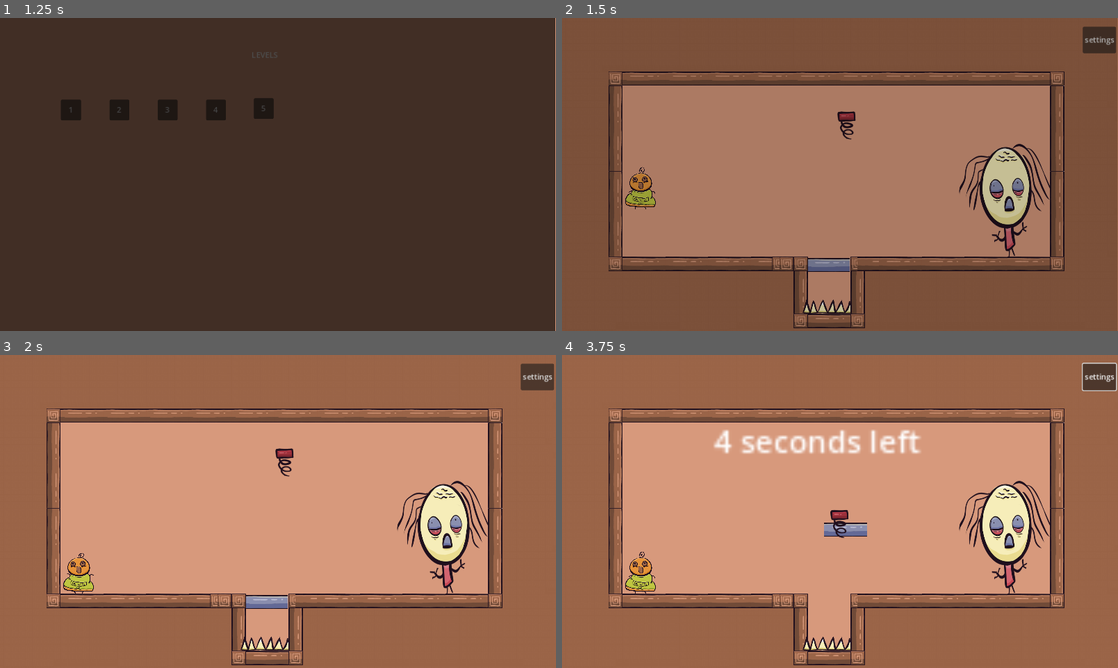
Above: before the commit, frames 1-4 (two rows, left to right).
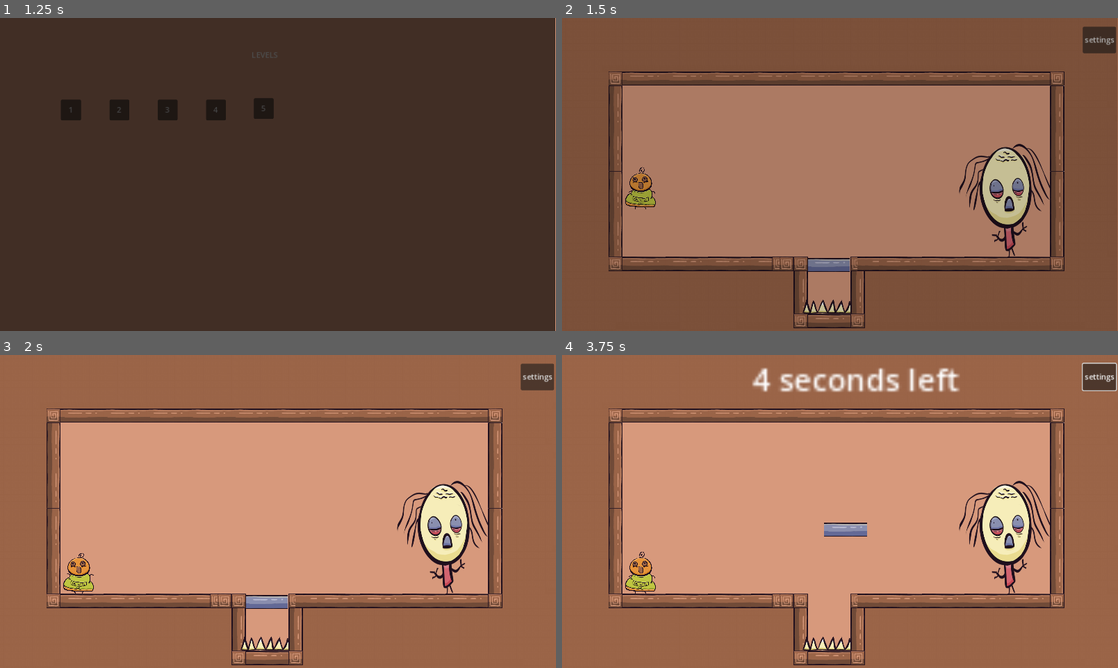
Above: after the commit, the same moments.

Repository: Yotambu100/The-hood-Five
Game: Godot game, scene res://main.tscn
The game is run twice, just before and just after one commit, with the same random seed, the same clock (stepped at 60 frames per second) and the same inputs.
Inputs (mouse positions are in pixels of both pictures, inside the frame that each line leads up to):
- Up to frame 1 (1.25 s): click (278, 271) at 0.5 s
- Up to frame 2 (1.5 s): click "1" at 1.25 s
- Up to frame 3 (2 s): no input
- Up to frame 4 (3.75 s): drag from (828, 602) to (845, 461) at 2.02 s; click "settings" at 2.75 s; drag from (845, 461) to (834, 652) at 3.52 s

Frame 1 is identical in both runs. In frame 2, 0.2% of the frame differs, in the area x 49-53%, y 29-39%; in frame 3, 0.2%; in frame 4, 3.2%, in the area x 27-72%, y 4-59%.
Error before the commit: Attempt to call function 'set_scale' in base 'null instance' on a null instance. (res://level_real_1.gd:57)

Commit message:
Fixed bugs, last coomit before hard carry

Diff:
--- a/Globals/Utils.gd
+++ b/Globals/Utils.gd
@@ -3,3 +3,10 @@
 func death():
 	Game.level_is_running = false
 	print("you dead man")
+	show_Dead_Message()
+
+func show_Dead_Message():
+
+	get_tree().get_root().get_node("levelReal1").get_node("CanvasLayer/SpriteDeadMessage2D").show()
+	get_tree().get_root().get_node("levelReal1").get_node("CanvasLayer/SpriteDeadMessage2D").set_scale(Vector2(0.5,0.5))
+	#get_node("CanvasLayer/SpriteDeadMessage2D").s
--- a/level_real_1.gd
+++ b/level_real_1.gd
@@ -22,10 +22,7 @@
 	pass # Replace with function body.
 
 
-func show_Dead_Message():
-	get_node("CanvasLayer/SpriteDeadMessage2D").show()
-	get_node("CanvasLayer/SpriteDeadMessage2D").set_scale(Vector2(0.1,0.1))
-	get_node("CanvasLayer/SpriteDeadMessage2D").set_rotation(rotationDeadMessage)
+
 
 
 
@@ -44,18 +41,10 @@
 			Game.level_is_running = true
 			clock.set_text("your time is up !")
 			Game.level_is_running = true
-			show_Dead_Message()
 					#get_node("CharacterBody2D/CollisionShape2D").emit_signal("renamed")
 
 		timer -=1
-	if showDeadMessageSteps<7:
-		if showDeadMessageSteps>-1:
-			showDeadMessageSteps+=1
-			scaleDeadMessage+=0.1
-			rotationDeadMessage-=0.2
-			print(scaleDeadMessage)
-			get_node("CanvasLayer/SpriteDeadMessage2D").set_scale(Vector2(scaleDeadMessage,scaleDeadMessage))
-			get_node("CanvasLayer/SpriteDeadMessage2D").set_rotation(0)
+
 
 
 
--- a/level_real_1.tscn
+++ b/level_real_1.tscn
@@ -10,6 +10,7 @@
 [ext_resource type="Texture2D" uid="uid://cs4sk8a0rywf5" path="res://logs/background.png" id="4_vqu1b"]
 [ext_resource type="AudioStream" uid="uid://m8cn6bag7rg4" path="res://music/The Urban Groove - Hanu Dixit.mp3" id="5_ax5xo"]
 [ext_resource type="Script" path="res://Timer_countdown.gd" id="6_hq22p"]
+[ext_resource type="Texture2D" uid="uid://bbnu3vyptbrbn" path="res://images/Dead message.png" id="9_5dybc"]
 [ext_resource type="PackedScene" uid="uid://ipn3nqhuq7kn" path="res://movable/DraggableSpring/Spring.tscn" id="9_8jrue"]
 [ext_resource type="Texture2D" uid="uid://hwq2qcy6n46k" path="res://images/mother.png" id="10_lb0ix"]
 [ext_resource type="PackedScene" uid="uid://b5fwak6yrhgoo" path="res://movable/DraggableLog/DraggableLog.tscn" id="11_6pyrq"]
@@ -157,10 +158,10 @@
 anchor_top = 0.5
 anchor_right = 1.0
 anchor_bottom = 0.5
-offset_left = -772.0
-offset_top = -191.0
-offset_right = -731.0
-offset_bottom = -165.0
+offset_left = -692.0
+offset_top = -319.0
+offset_right = -651.0
+offset_bottom = -293.0
 grow_horizontal = 0
 grow_vertical = 2
 scale = Vector2(4, 4)
@@ -169,6 +170,12 @@
 process_priority = 1
 autostart = true
 script = ExtResource("6_hq22p")
+
+[node name="SpriteDeadMessage2D" type="Sprite2D" parent="CanvasLayer"]
+visible = false
+position = Vector2(562, 286)
+scale = Vector2(0.1, 0.1)
+texture = ExtResource("9_5dybc")
 
 [node name="AudioStreamPlayer" type="AudioStreamPlayer" parent="."]
 stream = ExtResource("5_ax5xo")
--- a/movable/DraggableLog/DraggableLog.gd
+++ b/movable/DraggableLog/DraggableLog.gd
@@ -7,8 +7,12 @@
 
 func _input(event: InputEvent) -> void:
 	if event is InputEventMouseMotion and _dragging:
-		set_global_position(get_global_mouse_position())
+		if not Game.level_is_running:
+			set_global_position(get_global_mouse_position())
 
 func _on_Area2D_input_event(viewport: Node, event: InputEvent, shape_idx: int) -> void:
 	if event is InputEventMouseButton and event.button_index == MOUSE_BUTTON_LEFT:
-		_dragging = event.pressed
+		if not Game.level_is_running:
+			_dragging = event.pressed
+		else:
+			_dragging = false
--- a/movable/DraggableSpring/Spring.gd
+++ b/movable/DraggableSpring/Spring.gd
@@ -14,8 +14,13 @@
 
 func _input(event: InputEvent) -> void:
 	if event is InputEventMouseMotion and _dragging:
-		set_global_position(get_global_mouse_position())
+		if not Game.level_is_running:
+			set_global_position(get_global_mouse_position())
+
 
 func _on_Area2D_input_event(viewport: Node, event: InputEvent, shape_idx: int) -> void:
 	if event is InputEventMouseButton and event.button_index == MOUSE_BUTTON_LEFT:
-		_dragging = event.pressed
+		if not Game.level_is_running:
+			_dragging = event.pressed
+		else:
+			_dragging = false
--- a/movable/DraggableSpring/Spring.tscn
+++ b/movable/DraggableSpring/Spring.tscn
@@ -9,8 +9,6 @@
 [sub_resource type="TileSetAtlasSource" id="TileSetAtlasSource_nd25t"]
 texture = ExtResource("2_b273c")
 texture_region_size = Vector2i(8, 8)
-2:1/size_in_atlas = Vector2i(9, 14)
-2:1/0 = 0
 
 [sub_resource type="TileSet" id="TileSet_i2yx4"]
 sources/1 = SubResource("TileSetAtlasSource_nd25t")
Not shown: 1 places in level_real_1.tscn that only renumber resources
